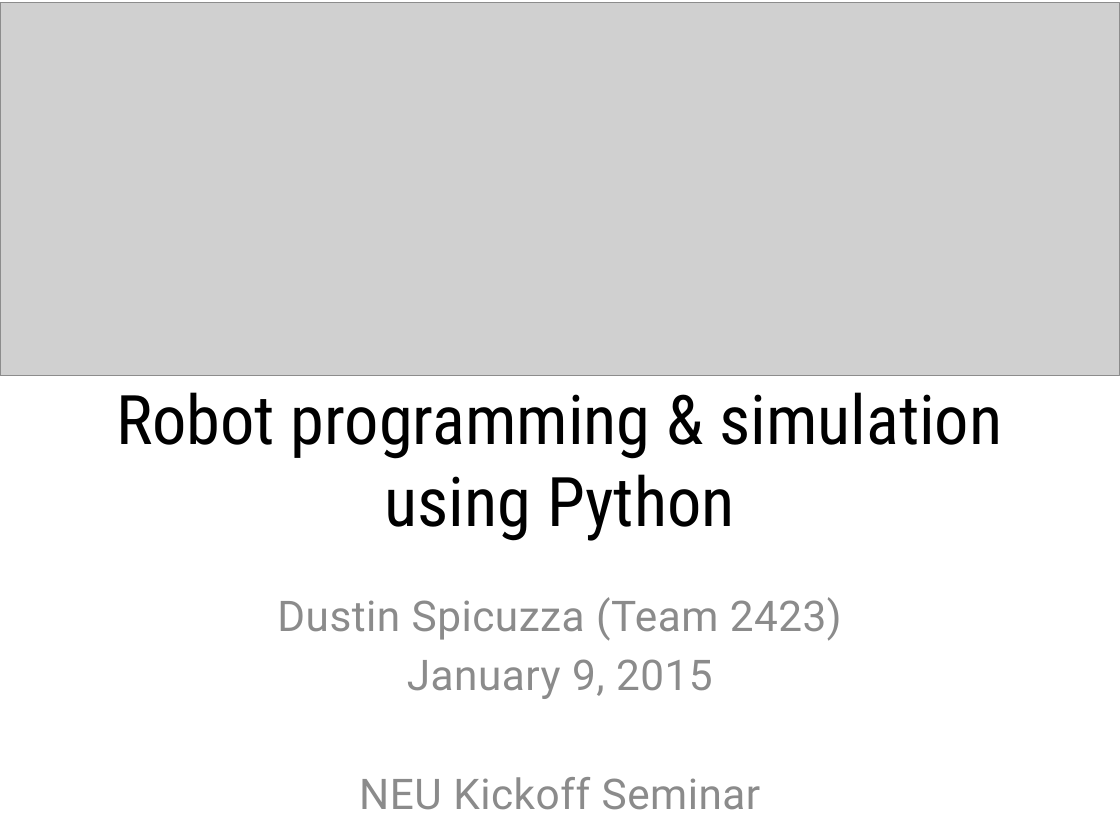
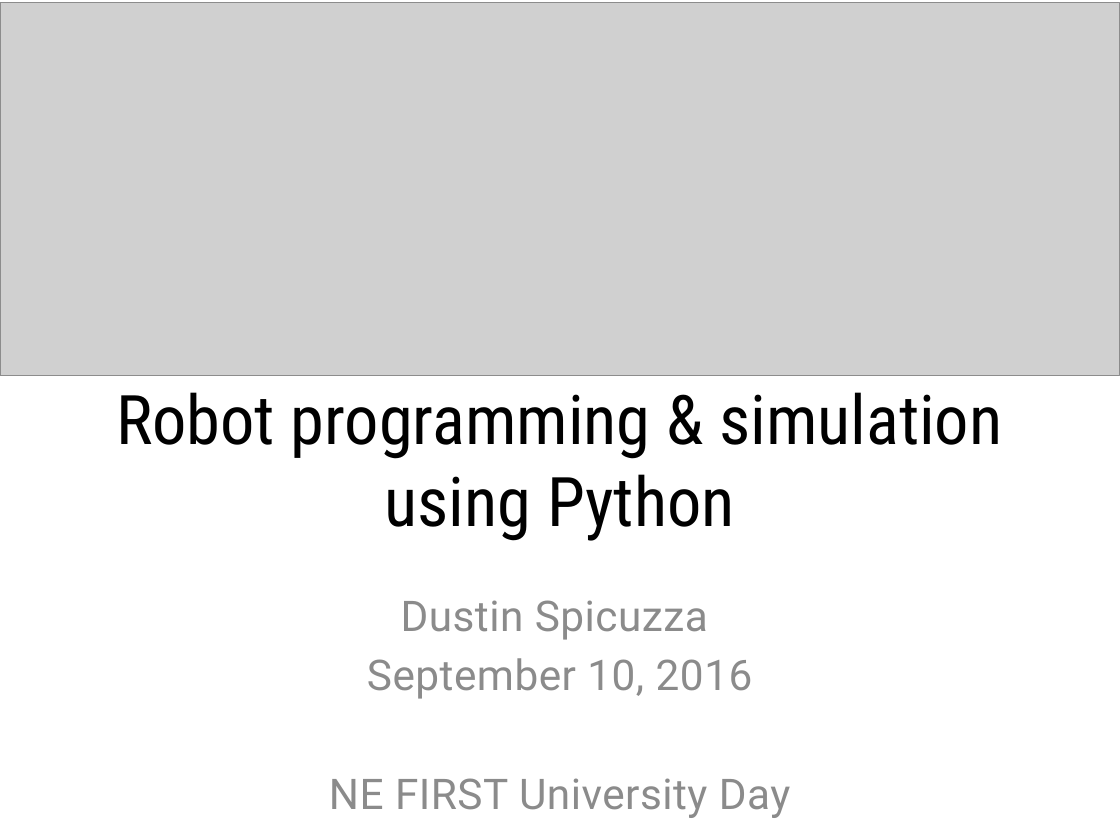
Before and after one commit to virtuald/frc-robotpy-workshop, a slide deck: slide 1 of pyfrc.pptx. Drawn at 1120x840 pixels with LibreOffice and Linux fonts; fonts in the diff are those of the drawing; grey boxes stand for pictures. Boxes give left, top, right and bottom in pixels: in the first picture for what was removed or moved away, otherwise in the second. Text is boxed around its words. In the diff, an @@ line names an element or a change of style, - is before the commit and + after.

```diff
--- a/pyfrc.pptx
+++ b/pyfrc.pptx
@@ subtitle at [329,600,790,818]: text changed @@
-Dustin Spicuzza (Team 2423)
-January 9, 2015
-NEU Kickoff Seminar
+Dustin Spicuzza
+September 10, 2016
+NE FIRST University Day
```
Also in this commit, not shown: 12 other slides changed, 1 slide added, 2 other files.
